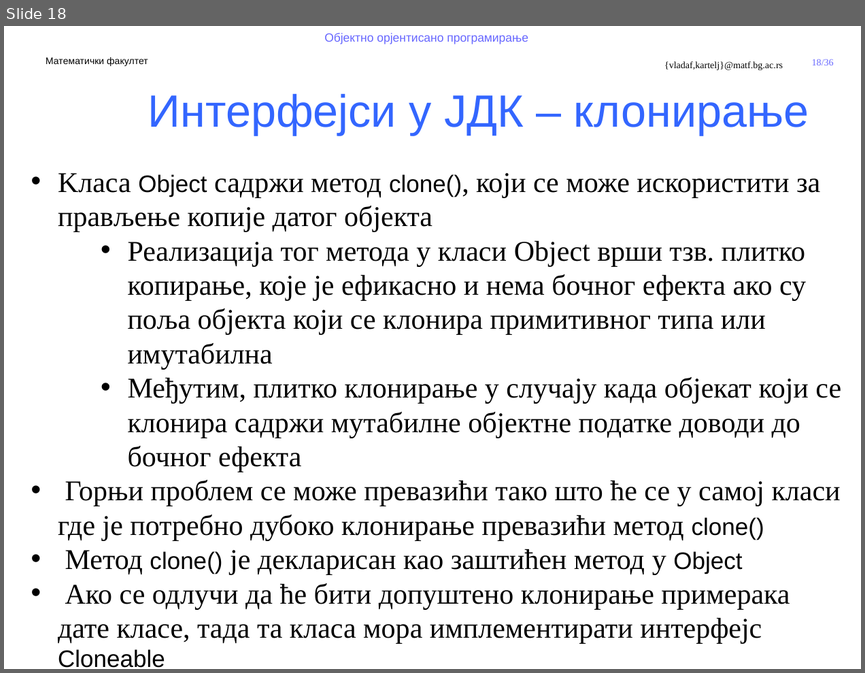
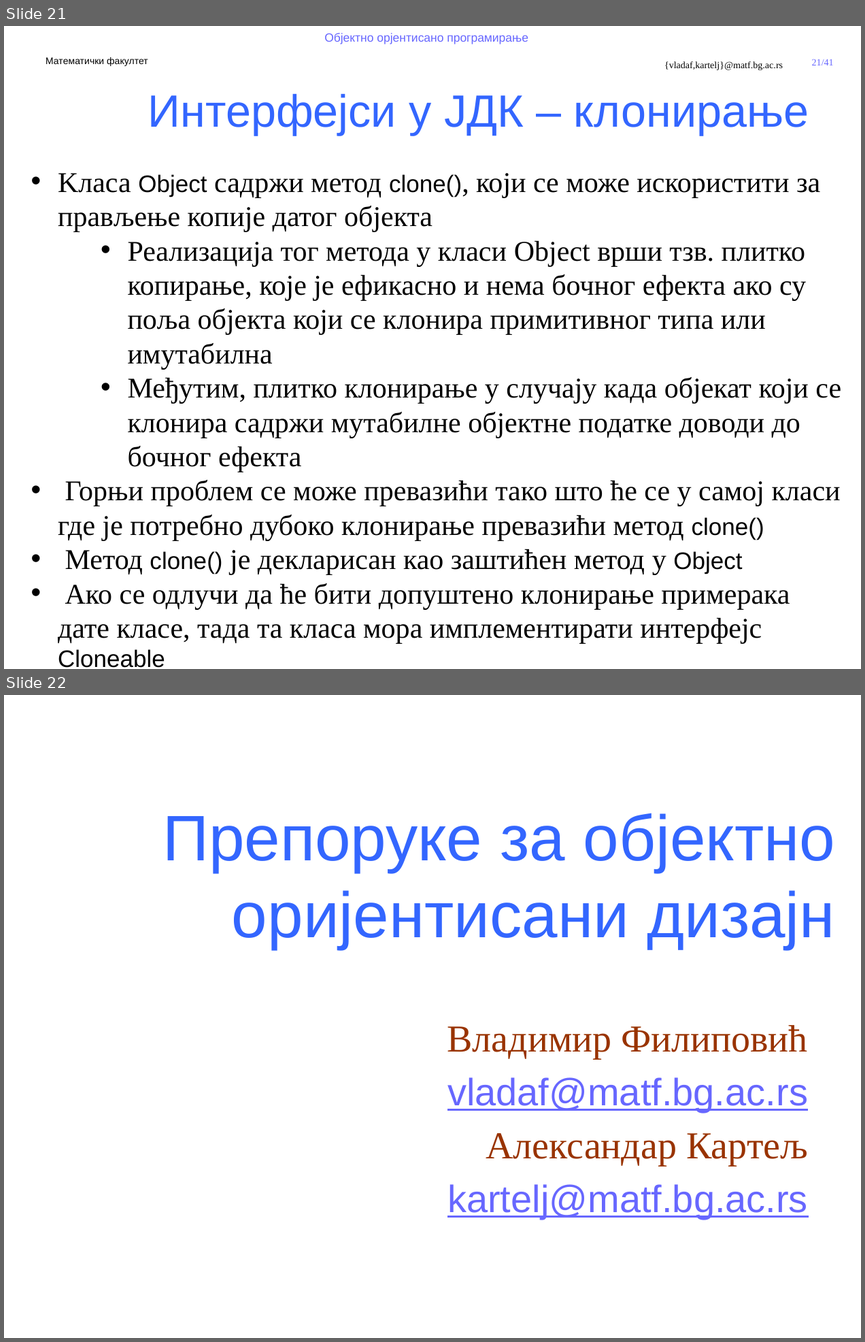
Before and after one commit to MatfOOP/OOP, a slide deck: predavanja/prezentacije/OOP11-Apstraktne klase i interfejsi.pptx. Shown one above the other, each under a label of ours: slide 18 before the commit, slides 21 and 22 after it. The pictures are 865x673 and 865x1342 pixels, drawn with LibreOffice and Linux fonts; fonts in the diff are those of the drawing; background and template pictures are left out. Boxes give left, top, right and bottom in pixels: in the first picture for what was removed or moved away, otherwise in the second. Text is boxed around its words. In the diff, an @@ line names an element or a change of style, - is before the commit and + after.

```diff
--- a/predavanja/prezentacije/OOP11-Apstraktne klase i interfejsi.pptx
+++ b/predavanja/prezentacije/OOP11-Apstraktne klase i interfejsi.pptx
@@ slide 22 added at (x1=4, y1=695, x2=861, y2=1338), background #FFFFFF @@
@@ title added at (x1=162, y1=813, x2=835, y2=949), 54 pt, text #3366FF @@
+Препоруке за објектно оријентисани дизајн
@@ text added at (x1=447, y1=1025, x2=808, y2=1219), 32 pt, text #6767FF, underline @@
+Владимир Филиповић
+vladaf@matf.bg.ac.rs
+Александар Картељ
+kartelj@matf.bg.ac.rs
@@ what was slide 18 is now slide 21 @@
@@ page number at (x1=812, y1=59, x2=834, y2=65): text changed @@
-18/36
+21/41
```
Also in this commit, not shown: 4 other slides added, 16 other files.
